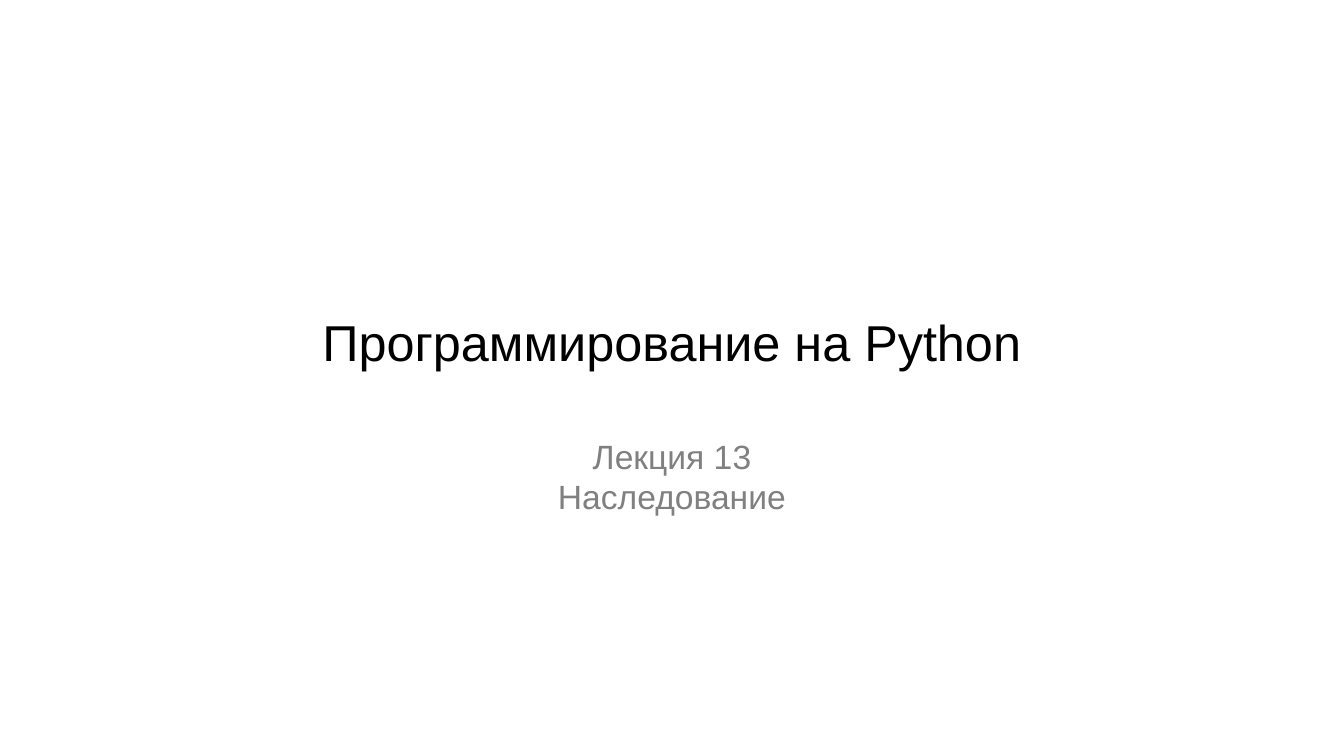
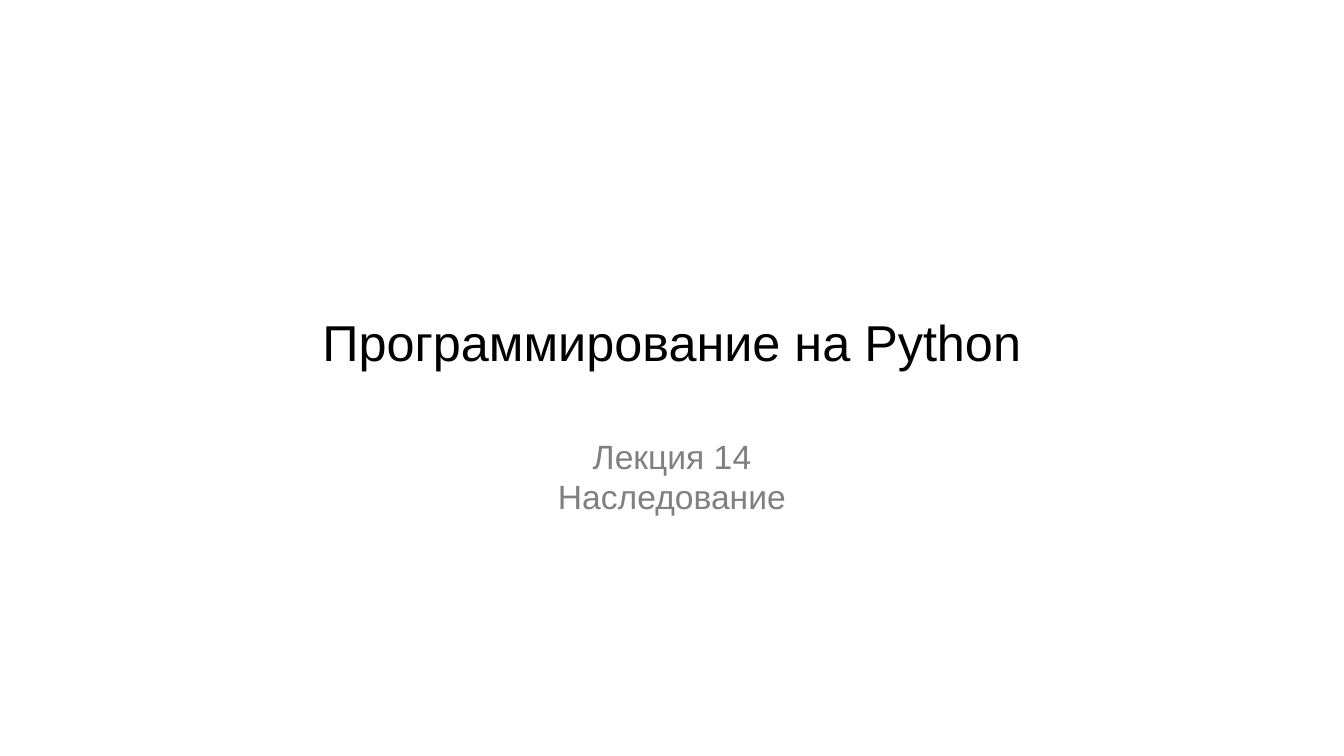
Before and after one commit to maxchv/LearnPython, a slide deck: slide 1 of week08/inheritance.pptx. Drawn at 1344x756 pixels with LibreOffice and Linux fonts; fonts in the diff are those of the drawing. Boxes give left, top, right and bottom in pixels: in the first picture for what was removed or moved away, otherwise in the second. Text is boxed around its words. In the diff, an @@ line names an element or a change of style, - is before the commit and + after.

```diff
--- a/week08/inheritance.pptx
+++ b/week08/inheritance.pptx
@@ subtitle at (x1=593, y1=446, x2=752, y2=476): text changed @@
-Лекция 13
+Лекция 14
```
Also in this commit, not shown: 7 other files.
